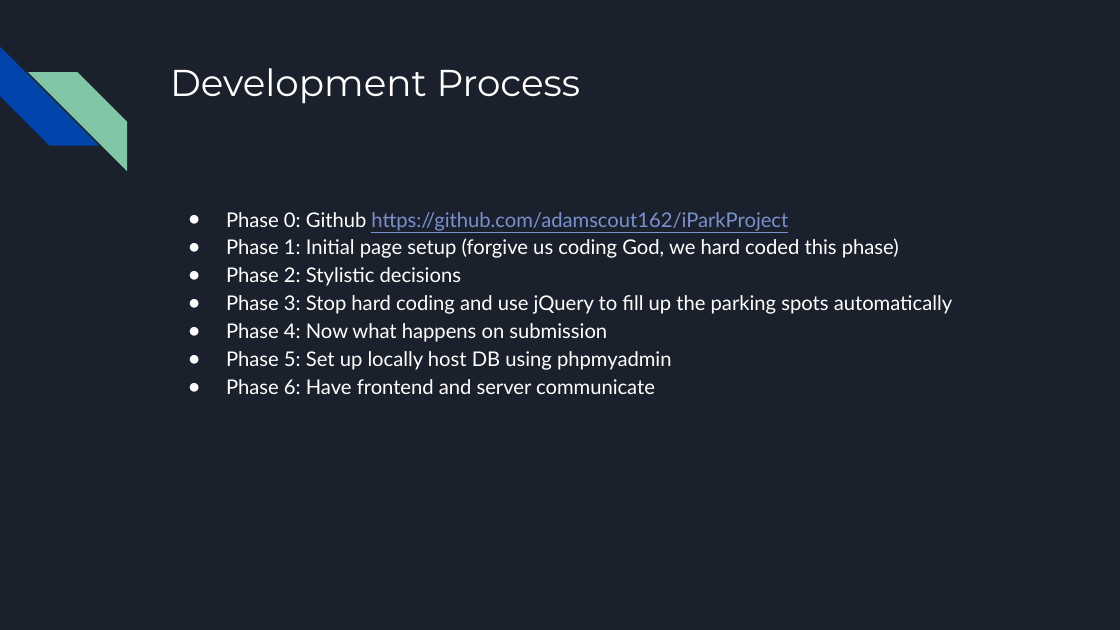
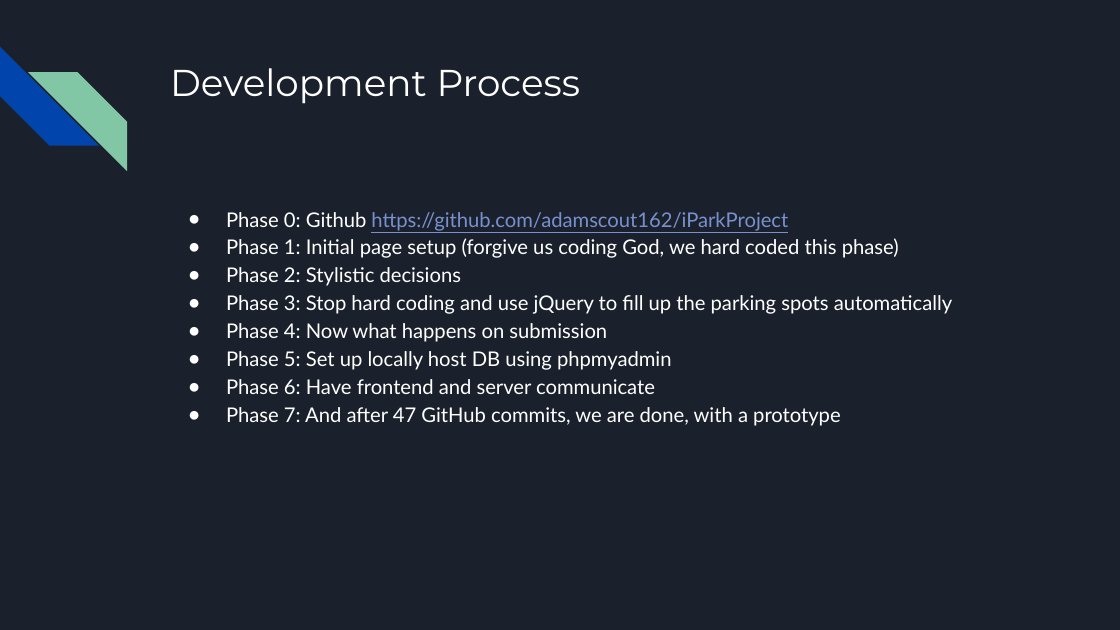
Before and after one commit to adamisrafil/iParkProject, a slide deck: slide 4 of The Next Big Thing After Uber_ iParkTM.pptx. Drawn at 1120x630 pixels with LibreOffice and Linux fonts; fonts in the diff are those of the drawing. Boxes give left, top, right and bottom in pixels: in the first picture for what was removed or moved away, otherwise in the second. Text is boxed around its words. In the diff, an @@ line names an element or a change of style, - is before the commit and + after.

```diff
--- a/The Next Big Thing After Uber_ iParkTM.pptx
+++ b/The Next Big Thing After Uber_ iParkTM.pptx
@@ text at box(226, 407, 841, 426): paragraph added @@
+● Phase 7: And after 47 GitHub commits, we are done, with a prototype
```
Also in this commit, not shown: 1 other slide changed, 1 slide removed.
